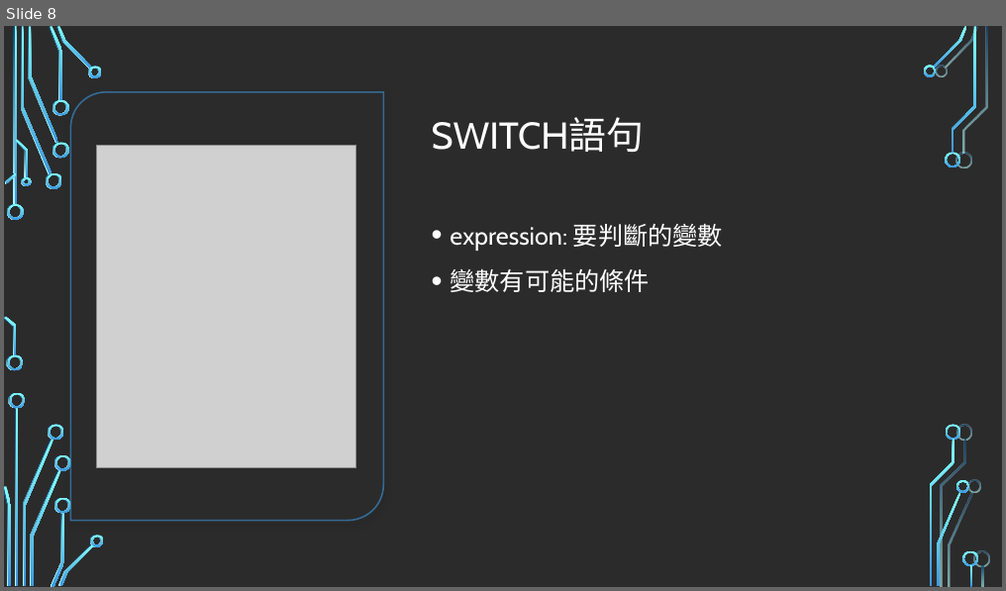
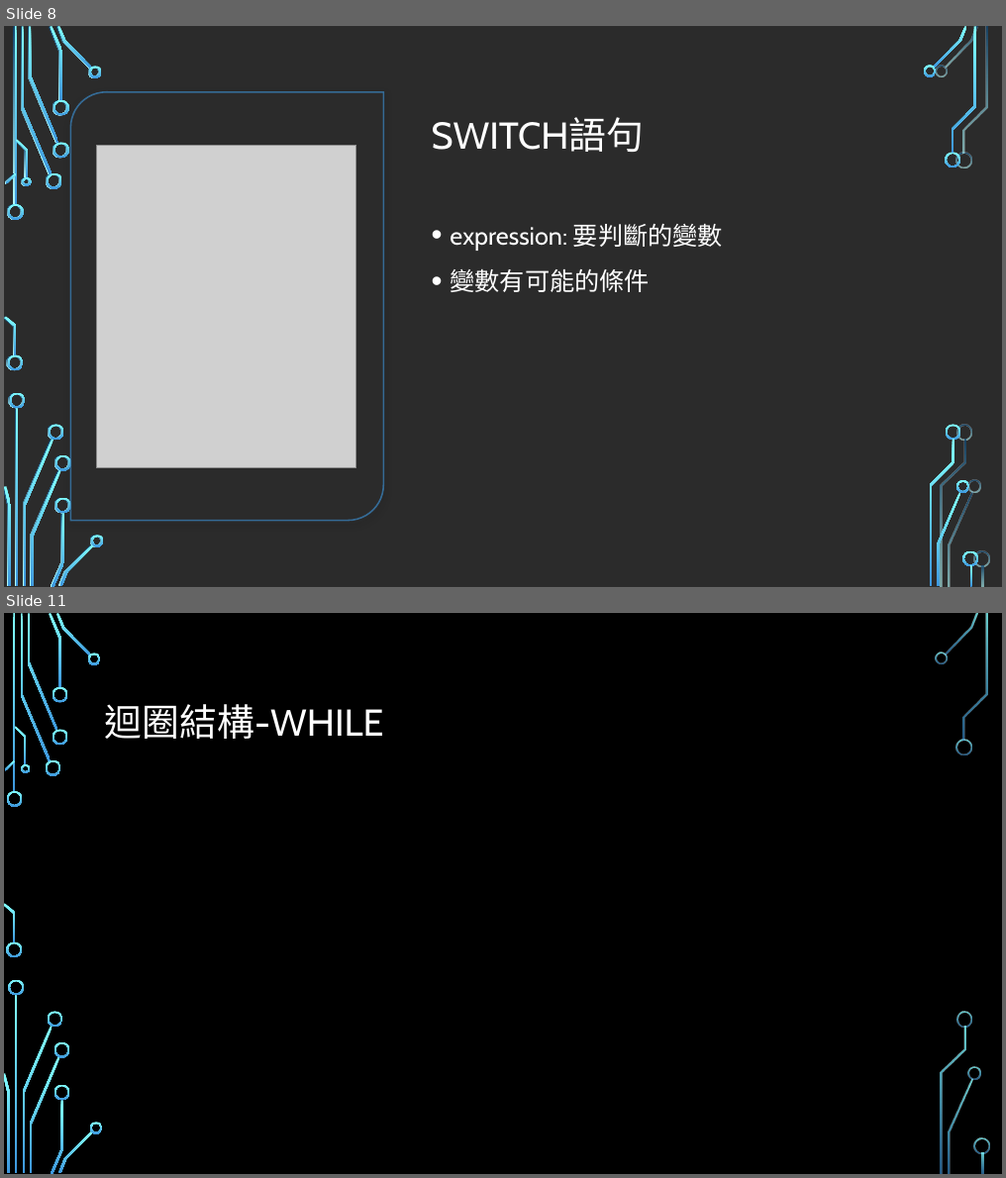
Before and after one commit to Alvin-Lo0729/ncut-java, a slide deck: doc/JAVA0123.pptx. Shown one above the other, each under a label of ours: slide 8 before the commit, slides 8 and 11 after it; the slides between them are not shown. The pictures are 1006x591 and 1006x1178 pixels, drawn with LibreOffice and Linux fonts; fonts in the diff are those of the drawing; grey boxes stand for pictures; background and template pictures are left out; a plain dark background stands for a picture behind light text. Boxes give left, top, right and bottom in pixels: in the first picture for what was removed or moved away, otherwise in the second. Text is boxed around its words. In the diff, an @@ line names an element or a change of style, - is before the commit and + after.

```diff
--- a/doc/JAVA0123.pptx
+++ b/doc/JAVA0123.pptx
@@ slide 11 added at [4, 613, 1002, 1174], background picture (left out) @@
@@ title added at [105, 704, 384, 739], 36 pt, text #FFFFFF @@
+迴圈結構-WHILE
@@ group added at [4, 613, 990, 1174]: 33 freeform shapes, 3 rectangles @@
```
Also in this commit, not shown: 1 slide changed, 1 other slide added, 1 slide removed, 2 other files.
